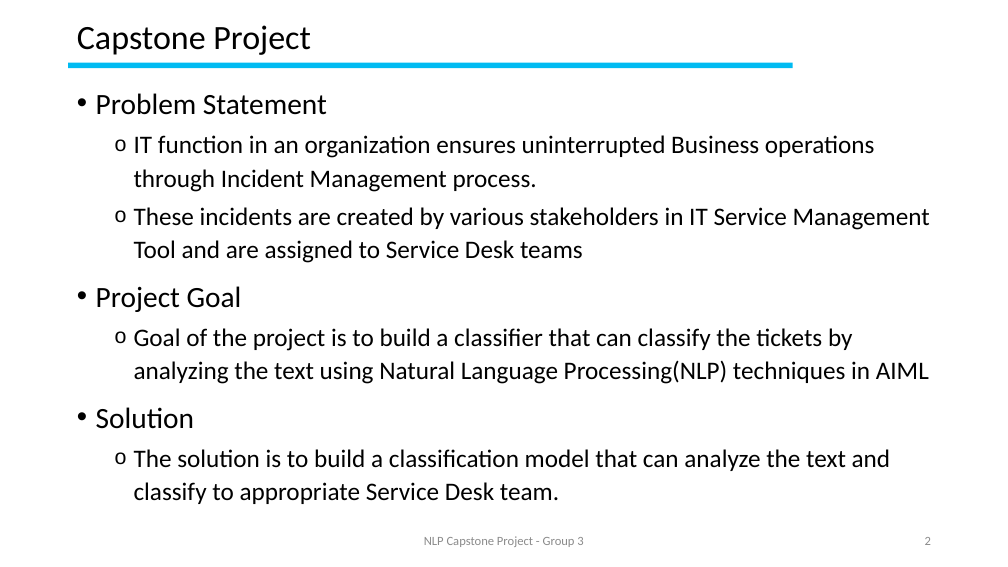
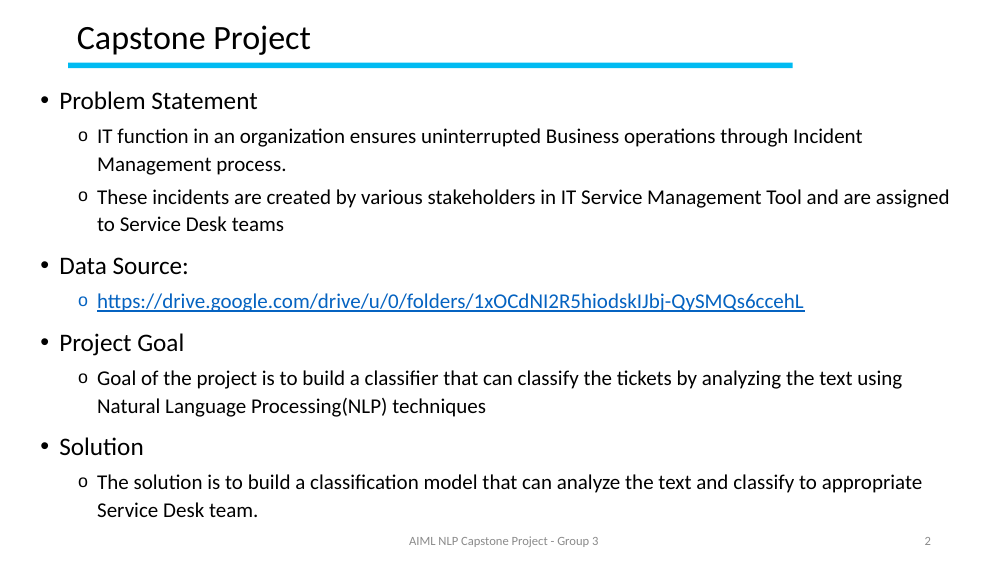
Before and after one commit to GLNLPGroup3/Capstone, a slide deck: slide 2 of Natural Language Processing (NLP) Application Capstone.pptx. Drawn at 1008x567 pixels with LibreOffice and Linux fonts; fonts in the diff are those of the drawing; background and template pictures are left out. Boxes give left, top, right and bottom in pixels: in the first picture for what was removed or moved away, otherwise in the second. Text is boxed around its words. In the diff, an @@ line names an element or a change of style, - is before the commit and + after.

```diff
--- a/Natural Language Processing (NLP) Application Capstone.pptx
+++ b/Natural Language Processing (NLP) Application Capstone.pptx
@@ text "Problem Statement": place and size @@
-text "Problem Statement" at <box>96,93,930,504</box>
+text "Problem Statement" at <box>59,91,950,517</box>
@@ text at <box>59,91,950,517</box>: size 28 to 24 pt in "Problem Statement", "Project Goal", "Solution"; size 24 to 20 pt in "IT function in an organization ensures uninterrupted ...", "These incidents are created by various stakeholders ...", "The solution is to build a classification ..." @@
@@ text at <box>59,257,804,312</box>: paragraphs added @@
+• Data Source:
+  o https://drive.google.com/drive/u/0/folders/1xOCdNI2R5hiodskIJbj-QySMQs6ccehL
@@ text at <box>97,370,902,417</box>: text changed; size 24 to 20 pt @@
-  o Goal of the project is to build a classifier that can classify the tickets by analyzing the text using Natural Language Processing(NLP) techniques in AIML
+  o Goal of the project is to build a classifier that can classify the tickets by analyzing the text using Natural Language Processing(NLP) techniques
@@ text at <box>409,536,598,547</box>: text changed @@
-NLP Capstone Project - Group 3
+AIML NLP Capstone Project - Group 3
```
Also in this commit, not shown: 9 other slides changed, 18 slides added.
